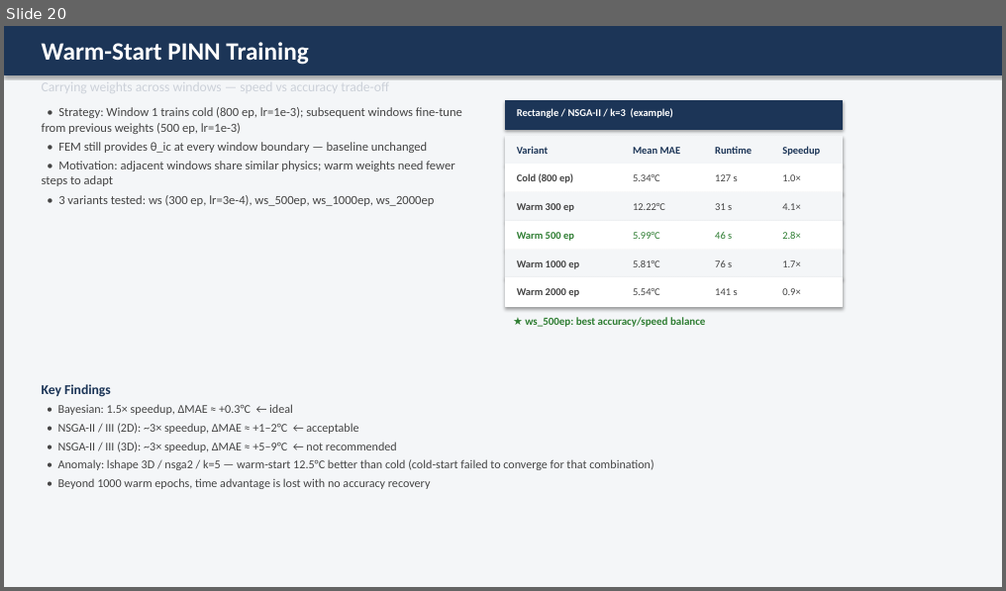
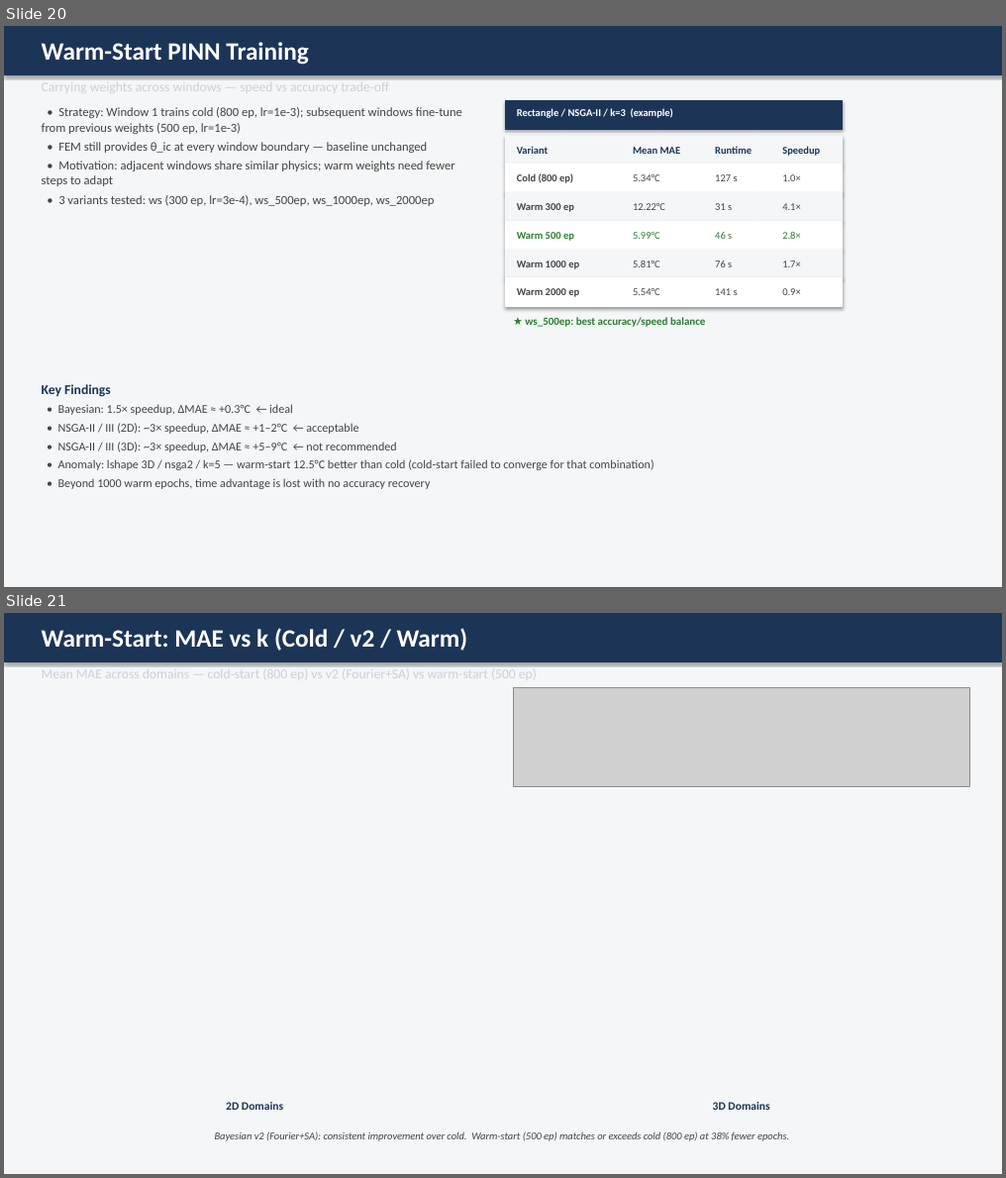
Before and after one commit to Omer8693/NAS-PINNS1, a slide deck: thermal_pinn/reports/NAS_PINN_Thermal_Quenching.pptx. Shown one above the other, each under a label of ours: slide 20 before the commit, slides 20 and 21 after it. The pictures are 1006x591 and 1006x1178 pixels, drawn with LibreOffice and Linux fonts; fonts in the diff are those of the drawing; grey boxes stand for pictures. Boxes give left, top, right and bottom in pixels: in the first picture for what was removed or moved away, otherwise in the second. Text is boxed around its words. In the diff, an @@ line names an element or a change of style, - is before the commit and + after.

```diff
--- a/thermal_pinn/reports/NAS_PINN_Thermal_Quenching.pptx
+++ b/thermal_pinn/reports/NAS_PINN_Thermal_Quenching.pptx
@@ slide 21 added at [4,613,1002,1174], background #FFFFFF @@
@@ rectangle added at [4,613,1002,1174], fill #F4F6F8, outline #F4F6F8 0.75 pt @@
@@ rectangle added at [4,613,1002,662], fill #1C3557, outline #1C3557 0.75 pt @@
@@ text added at [42,628,468,651], 24 pt, text #FFFFFF, bold @@
+Warm-Start: MAE vs k (Cold / v2 / Warm)
@@ text added at [42,666,537,683], 13 pt, text #CCD1D9 @@
+Mean MAE across domains — cold-start (800 ep) vs v2 (Fourier+SA) vs warm-start (500 ep)
@@ picture added at [513,688,969,786] @@
@@ text added at [226,1102,283,1110], 11 pt, text #1C3557, bold @@
+2D Domains
@@ text added at [713,1102,769,1110], 11 pt, text #1C3557, bold @@
+3D Domains
@@ text added at [215,1132,789,1142], 10 pt, text #444444, italic @@
+Bayesian v2 (Fourier+SA): consistent improvement over cold. Warm-start (500 ep) matches or exceeds cold (800 ep) at 38% fewer epochs.
```
Also in this commit, not shown: 12 slides changed, 1 other slide added, 5 slides removed, 6 other files.
